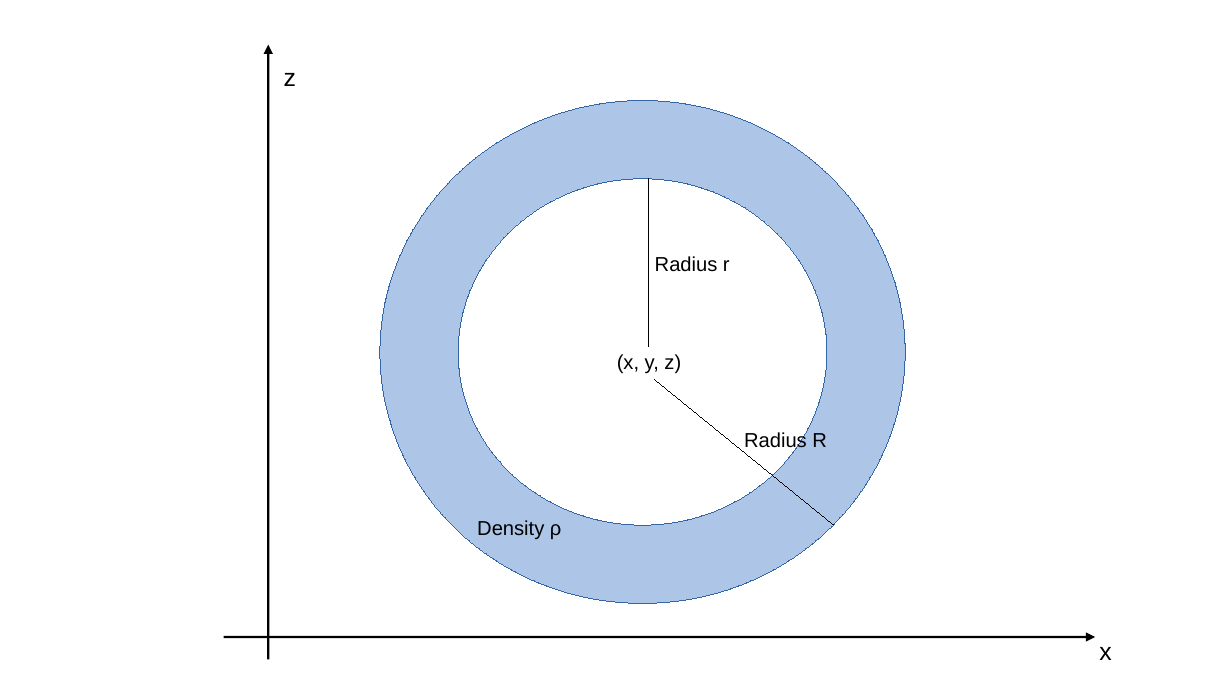
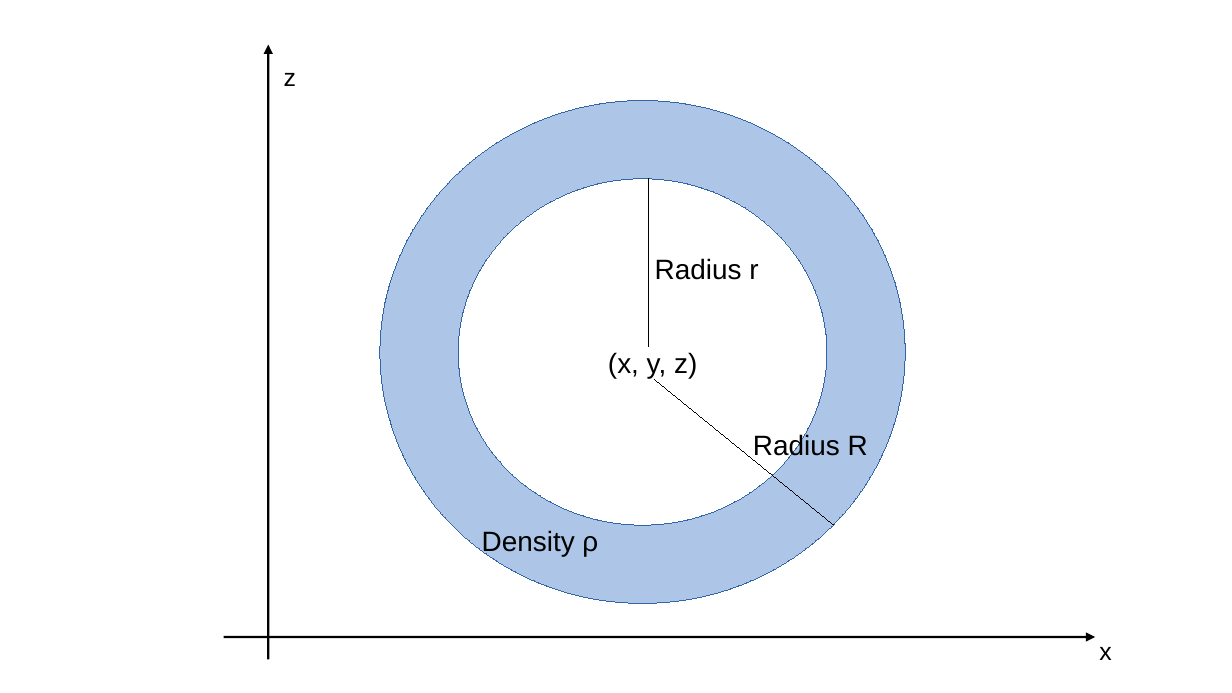
Before and after one commit to cedricpri/MasterTheses, a slide deck: slide 2 of MuonSystems/figs/myFigures.odp. Drawn at 1232x693 pixels with LibreOffice and Linux fonts; fonts in the diff are those of the drawing. Boxes give left, top, right and bottom in pixels: in the first picture for what was removed or moved away, otherwise in the second. Text is boxed around its words. In the diff, an @@ line names an element or a change of style, - is before the commit and + after.

```diff
--- a/MuonSystems/figs/myFigures.odp
+++ b/MuonSystems/figs/myFigures.odp
@@ size 13 to 18 pt in 4 elements at bbox=[753, 433, 868, 460], bbox=[482, 530, 598, 556], bbox=[608, 352, 697, 378], bbox=[655, 258, 758, 280] @@
@@ text "(x, y, z)": place and size @@
-text "(x, y, z)" at bbox=[617, 354, 681, 374]
+text "(x, y, z)" at bbox=[608, 352, 697, 378]
@@ text "Radius R": place and size @@
-text "Radius R" at bbox=[744, 432, 827, 453]
+text "Radius R" at bbox=[753, 433, 868, 460]
@@ text "Density ρ": place and size @@
-text "Density ρ" at bbox=[477, 520, 561, 540]
+text "Density ρ" at bbox=[482, 530, 598, 556]
```
Also in this commit, not shown: 1 other slide changed, 15 other files.
